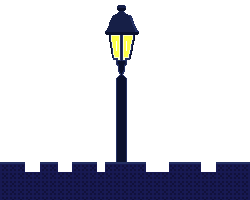
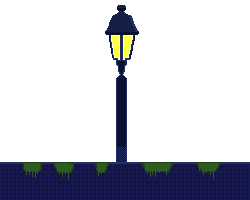
Revision of a layered 250x200 image; what changed, layer by layer:
added layer "Layer 16" above "Layer 5" over bbox(22, 147, 221, 179)
painted on "Layer 5" over bbox(116, 41, 127, 51)
